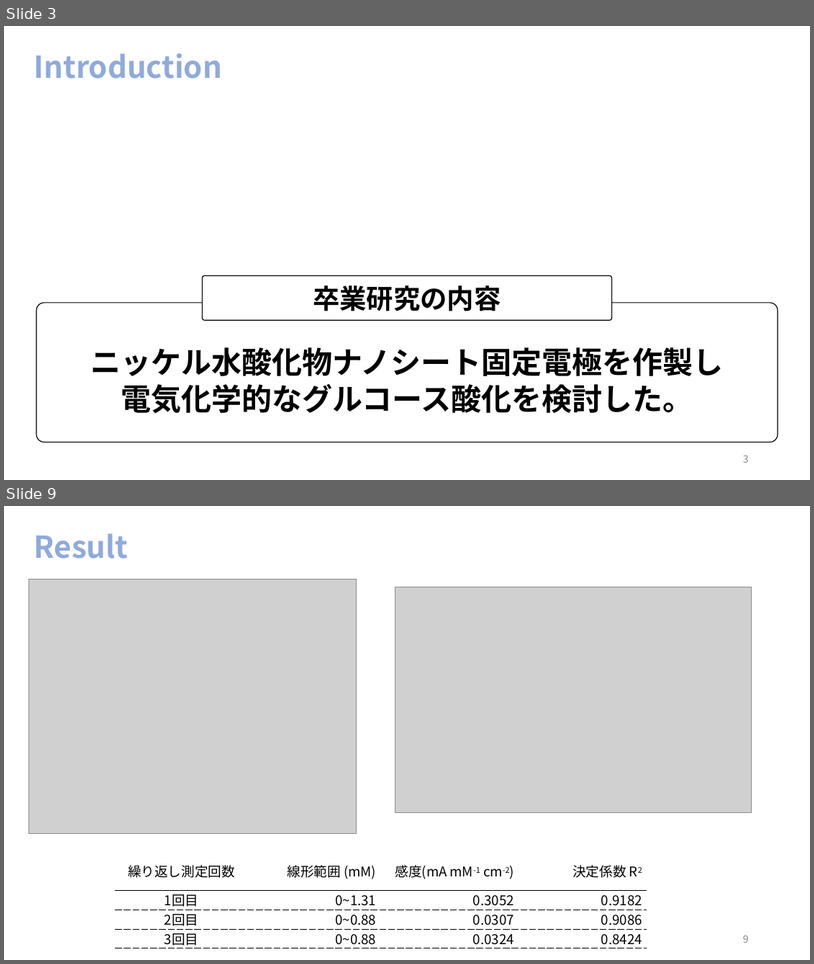
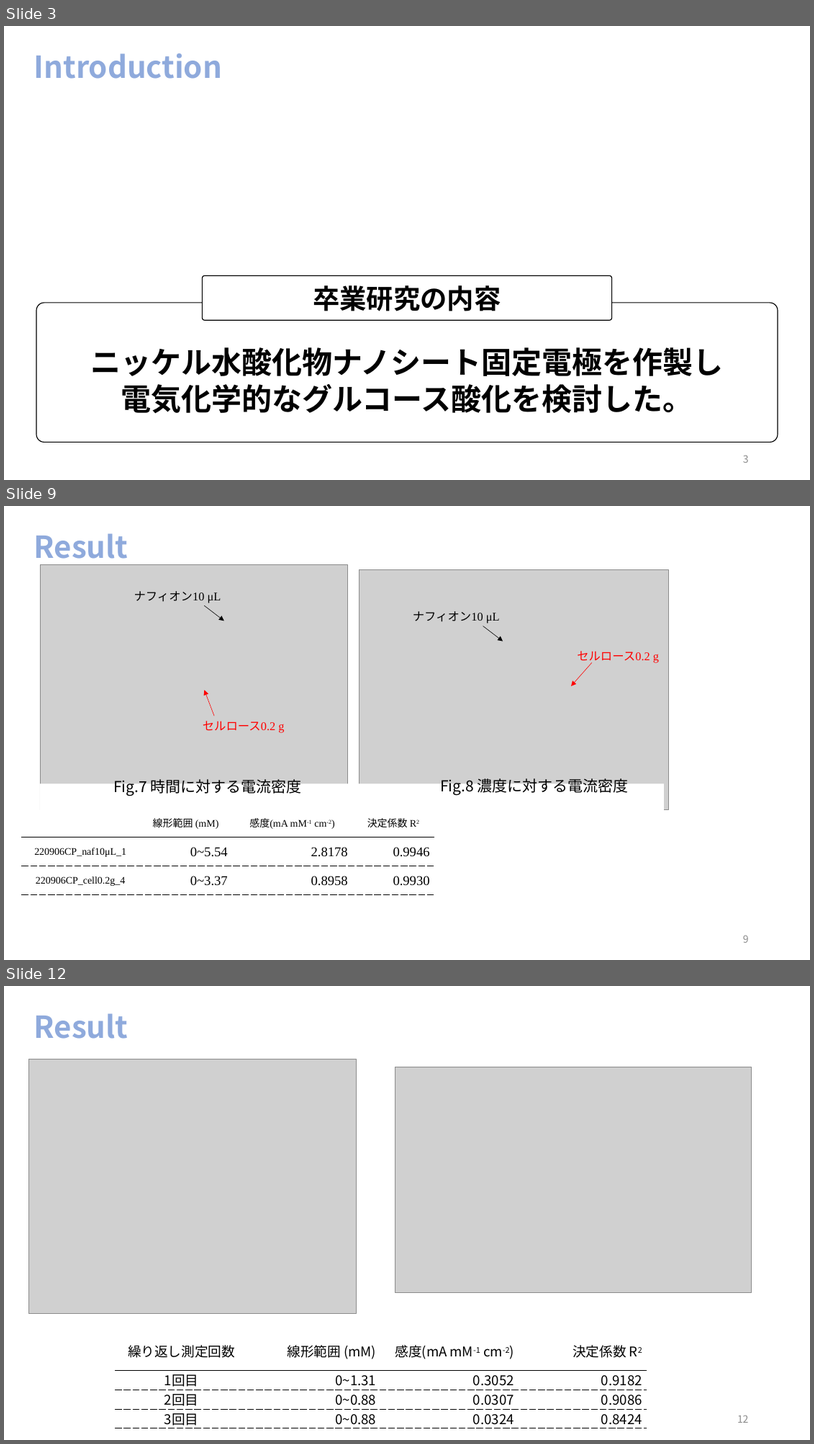
Before and after one commit to akidon0000/graduation-thesis, a slide deck: 発表スライド/卒論スライド 松山晃大.pptx. Shown one above the other, each under a label of ours: slides 3 and 9 before the commit, slides 3, 9 and 12 after it; the slides between them are not shown. The pictures are 814x964 and 814x1444 pixels, drawn with LibreOffice and Linux fonts; fonts in the diff are those of the drawing; grey boxes stand for pictures. Boxes give left, top, right and bottom in pixels: in the first picture for what was removed or moved away, otherwise in the second. Text is boxed around its words. In the diff, an @@ line names an element or a change of style, - is before the commit and + after.

```diff
--- a/発表スライド/卒論スライド 松山晃大.pptx
+++ b/発表スライド/卒論スライド 松山晃大.pptx
@@ slide 9 added at box(4, 506, 810, 960), background #FFFFFF @@
@@ title added at box(34, 533, 129, 566), 36 pt, text #8FAADC, bold @@
+Result
@@ picture added at box(40, 565, 347, 810) @@
@@ picture added at box(360, 570, 669, 811) @@
@@ text added at box(134, 591, 221, 603), 14 pt, text #000000 @@
+ナフィオン10 μL
@@ arrow added from (204, 606) to (224, 621), #000000 0.5 pt @@
@@ text added at box(413, 611, 500, 623), 14 pt, text #000000 @@
+ナフィオン10 μL
@@ arrow added from (483, 626) to (503, 641), #000000 0.5 pt @@
@@ text added at box(577, 651, 659, 664), 14 pt, text #FF0000 @@
+セルロース0.2 g
@@ arrow added from (592, 663) to (571, 686), #FF0000 0.5 pt @@
@@ arrow added from (214, 716) to (204, 690), #FF0000 0.5 pt @@
@@ text added at box(203, 721, 284, 733), 14 pt, text #FF0000 @@
+セルロース0.2 g
@@ rectangle added at box(40, 784, 664, 810), fill #FFFFFF @@
@@ text added at box(113, 779, 302, 795), 18 pt, text #000000 @@
+Fig.7 時間に対する電流密度
@@ text added at box(440, 778, 629, 795), 18 pt, text #000000 @@
+Fig.8 濃度に対する電流密度
@@ table added at box(21, 808, 435, 895), 3 rows, 4 columns @@
+ | 線形範囲 (mM) | 感度(mA mM-1 cm-2) | 決定係数 R2
+220906CP_naf10μL_1 | 0~5.54 | 2.8178 | 0.9946
+220906CP_cell0.2g_4 | 0~3.37 | 0.8958 | 0.9930
@@ page number added at box(743, 934, 749, 942), 12 pt, text #8C8C8C @@
+9
@@ what was slide 9 is now slide 12 @@
@@ page number at box(738, 1414, 749, 1422): text changed @@
-9
+12
```
Also in this commit, not shown: 6 slides changed, 6 other slides added, 8 slides removed, 13 other files.
